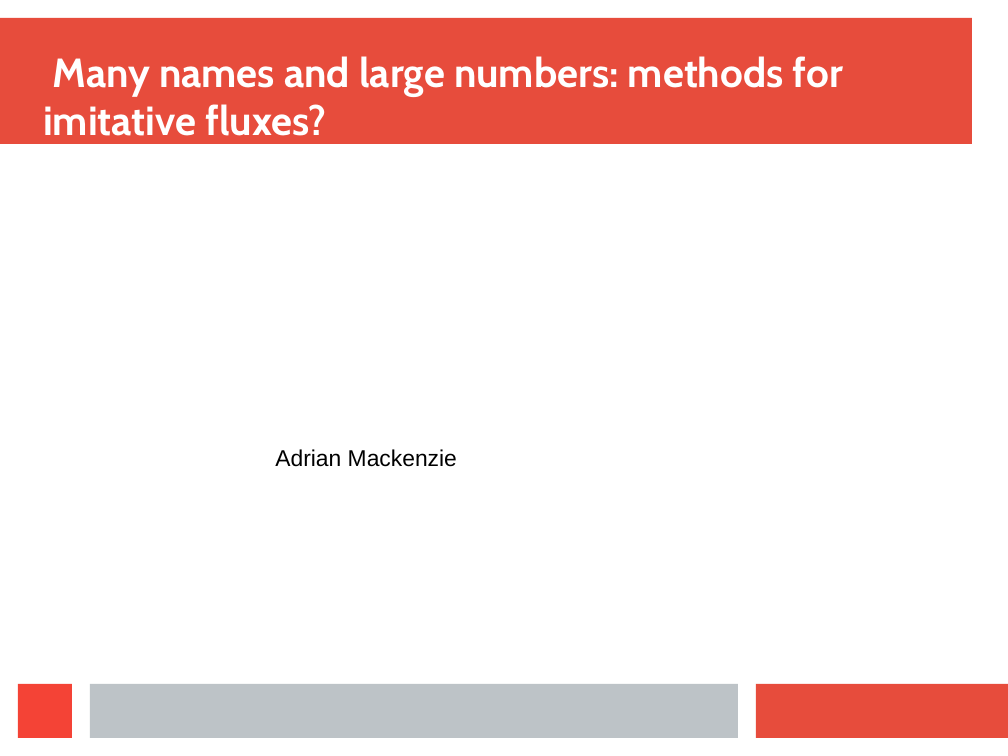
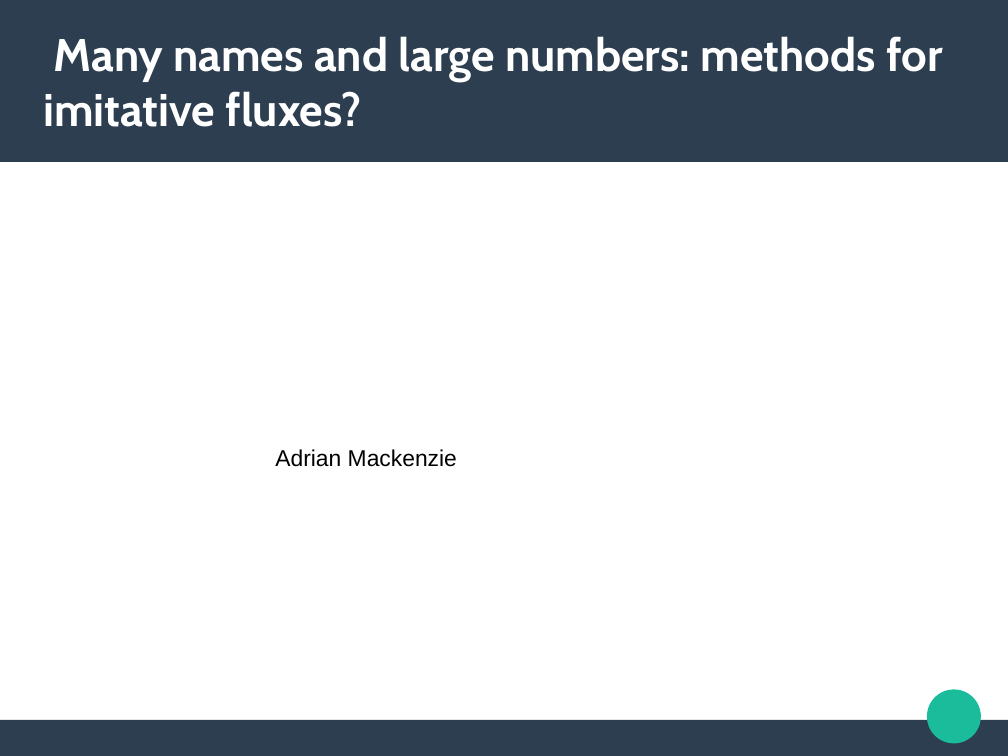
Before and after one commit to metacommunities/metacommunities, a slide deck: slide 1 of publications/mixtures_dec2015/mackenzie_mixtures_dec2015.odp. Drawn at 1008x756 pixels with LibreOffice and Linux fonts; fonts in the diff are those of the drawing. Boxes give left, top, right and bottom in pixels: in the first picture for what was removed or moved away, otherwise in the second. Text is boxed around its words. In the diff, an @@ line names an element or a change of style, - is before the commit and + after.

```diff
--- a/publications/mixtures_dec2015/mackenzie_mixtures_dec2015.odp
+++ b/publications/mixtures_dec2015/mackenzie_mixtures_dec2015.odp
@@ rectangle: place and size @@
-rectangle at [0, 18, 972, 145]
+rectangle at [0, 0, 1008, 162]
@@ rectangle at [0, 0, 1008, 162]: fill #E74C3C to #2C3E50 @@
@@ title "Many names and large numbers: ..." at [43, 36, 943, 127]: size 32 to 36 pt; vertical alignment bottom to middle @@
@@ rectangle removed at [18, 684, 72, 738] @@
@@ rectangle removed at [90, 684, 738, 738] @@
@@ rectangle removed at [756, 684, 1008, 738] @@
@@ ellipse added at [928, 690, 981, 744], fill #1ABC9C @@
@@ rectangle added at [0, 720, 1008, 756], fill #2C3E50 @@
```
Also in this commit, not shown: 6 other slides changed, 4 slides added, 1 slide removed, 10 other files.
